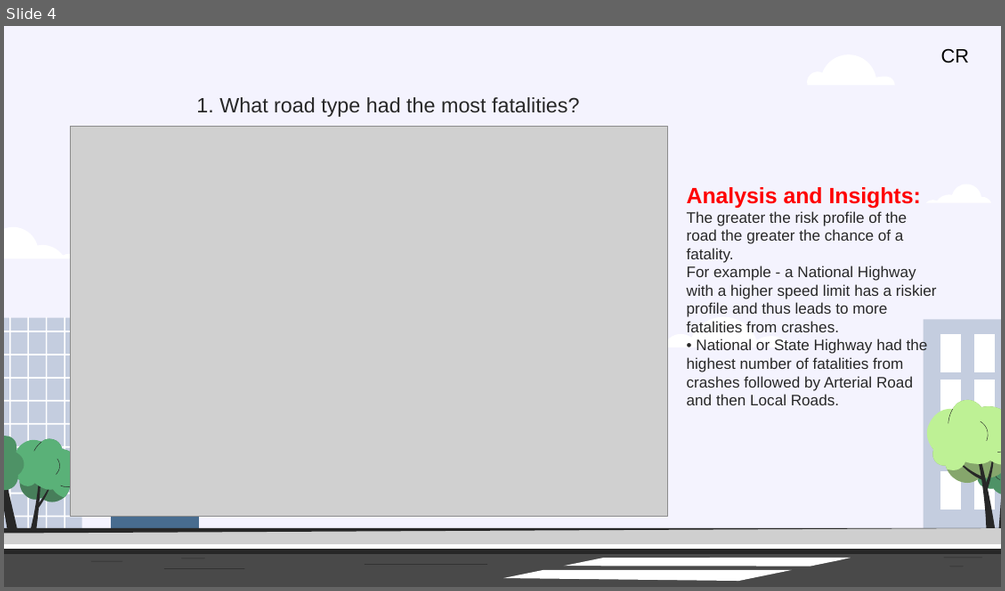
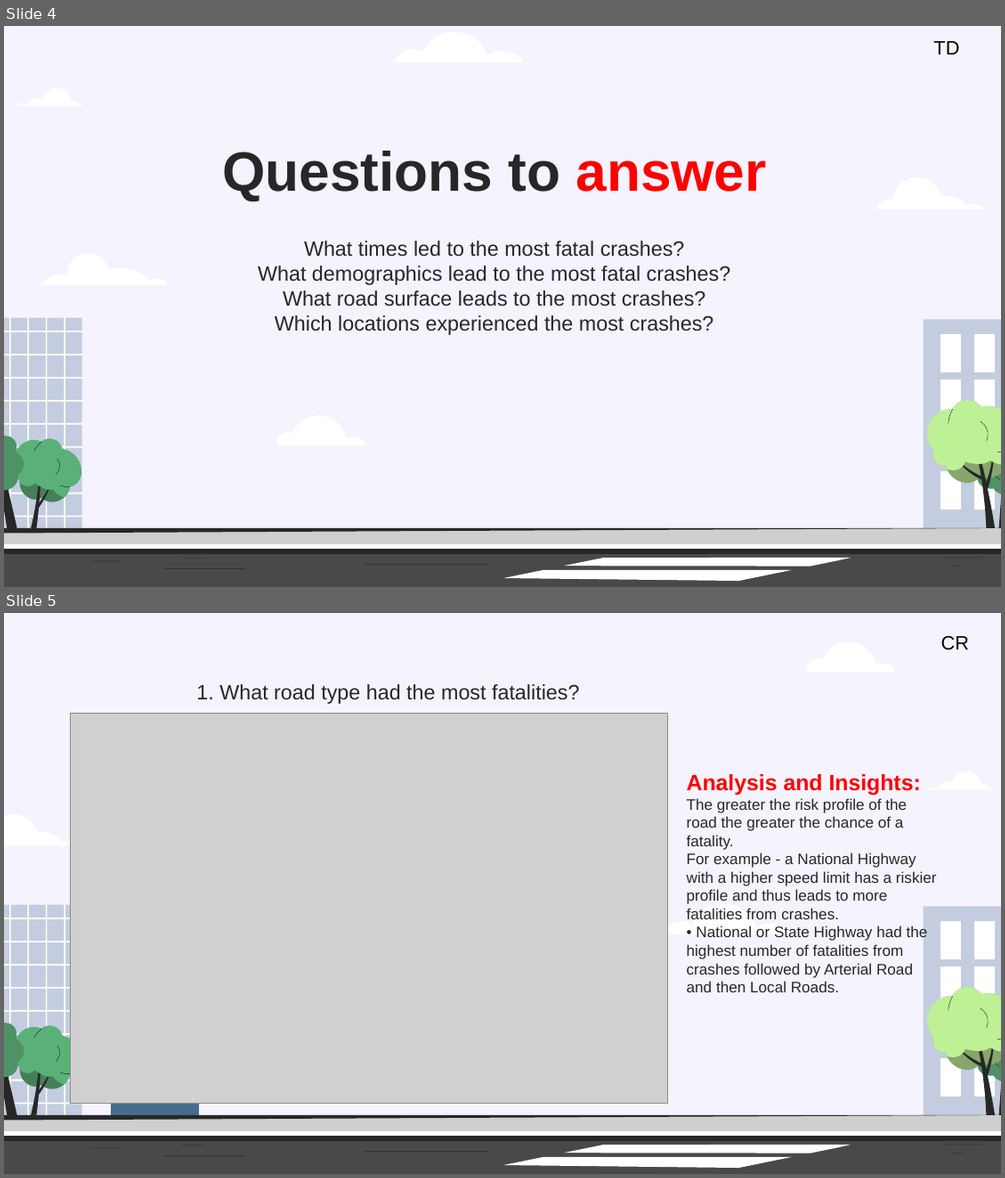
Before and after one commit to Kapedes/project-1-group-2, a slide deck: Insights and analysis of Crash Statistics in Australia.pptx. Shown one above the other, each under a label of ours: slide 4 before the commit, slides 4 and 5 after it. The pictures are 1005x591 and 1005x1178 pixels, drawn with LibreOffice and Linux fonts; fonts in the diff are those of the drawing; grey boxes stand for pictures. Boxes give left, top, right and bottom in pixels: in the first picture for what was removed or moved away, otherwise in the second. Text is boxed around its words. In the diff, an @@ line names an element or a change of style, - is before the commit and + after.

Commit message:
Final ready for presentation

```diff
--- a/Insights and analysis of Crash Statistics in Australia.pptx
+++ b/Insights and analysis of Crash Statistics in Australia.pptx
@@ slide 4 added at bbox=[4, 26, 1001, 587], background #F4F3FE; not listed: 24 template elements that a slide beside it also shows @@
@@ freeform shape added at bbox=[395, 32, 525, 62], fill #FFFFFF @@
@@ text added at bbox=[933, 41, 959, 54], 14 pt, text #000000 @@
+TD
@@ freeform shape added at bbox=[16, 87, 81, 107], fill #FFFFFF @@
@@ title added at bbox=[222, 151, 766, 200], 40 pt, text #272727, bold @@
+Questions to answer
@@ freeform shape added at bbox=[875, 177, 986, 209], fill #FFFFFF @@
@@ freeform shape added at bbox=[40, 253, 168, 285], fill #FFFFFF @@
@@ subtitle added at bbox=[258, 240, 731, 335], 15 pt, text #272727 @@
+What times led to the most fatal crashes?
+What demographics lead to the most fatal crashes?
+What road surface leads to the most crashes?
+Which locations experienced the most crashes?
@@ freeform shape added at bbox=[277, 415, 364, 446], fill #FFFFFF @@
@@ group added at bbox=[4, 400, 1001, 587]: 40 freeform shapes @@
@@ what was slide 4 is now slide 5 @@
```
Also in this commit, not shown: 2 slides changed, 7 other slides added, 15 other files.
